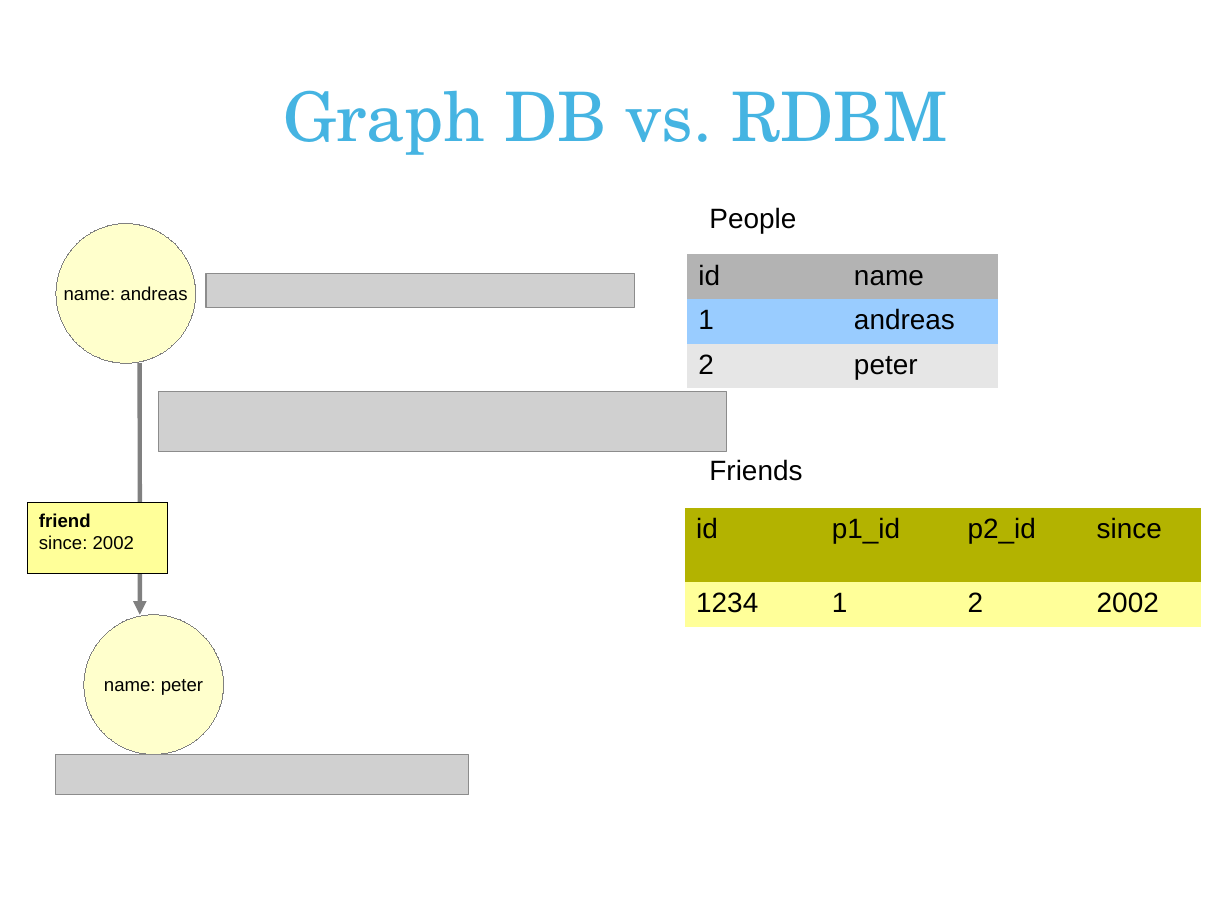
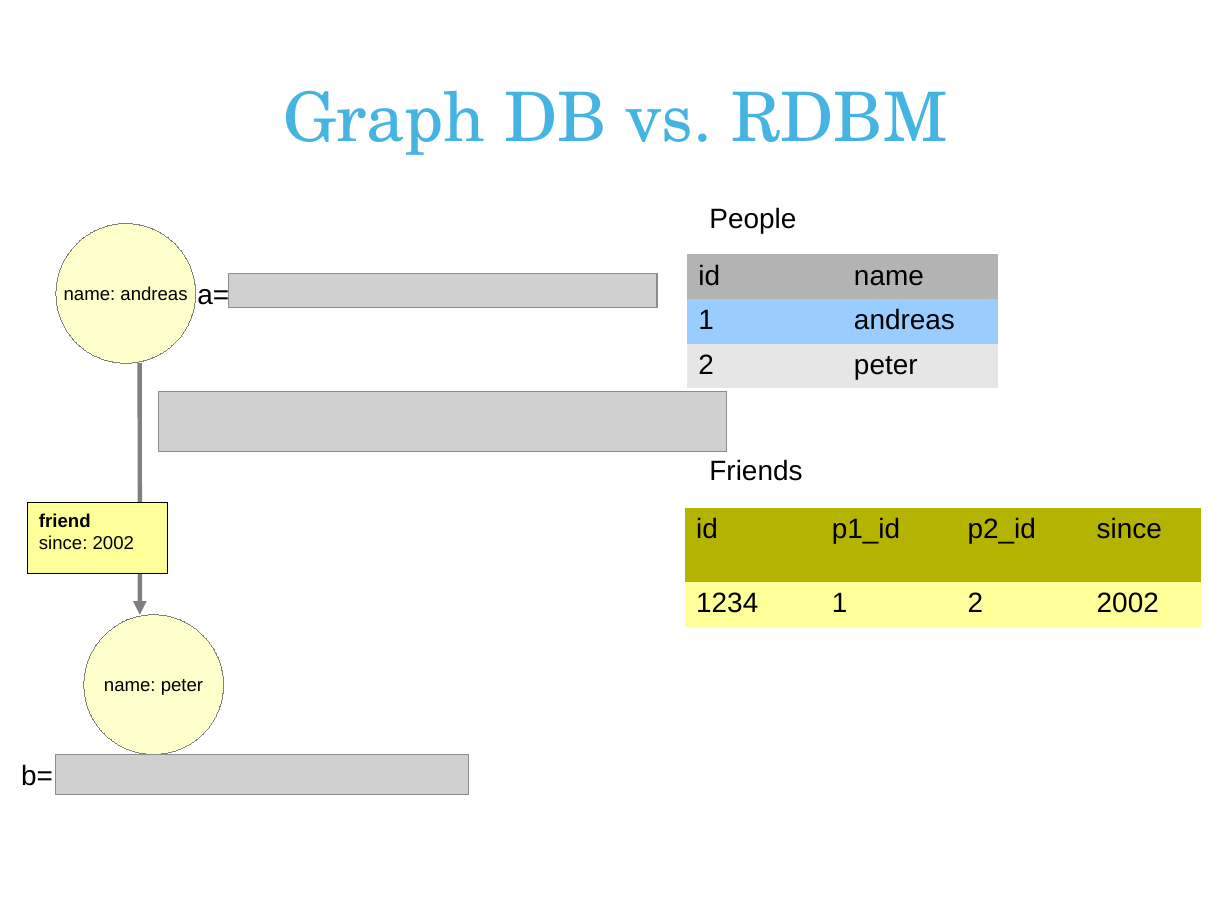
Before and after one commit to andreasronge/andreasronge.github.com, a slide deck: slide 4 of JRubyConf.odp. Drawn at 1232x924 pixels with LibreOffice and Linux fonts; fonts in the diff are those of the drawing; grey boxes stand for pictures; background and template pictures are left out. Boxes give left, top, right and bottom in pixels: in the first picture for what was removed or moved away, otherwise in the second. Text is boxed around its words. In the diff, an @@ line names an element or a change of style, - is before the commit and + after.

```diff
--- a/JRubyConf.odp
+++ b/JRubyConf.odp
@@ text added at <box>197,282,229,308</box>, 18 pt, text #000000 @@
+a=
@@ picture: place and size @@
-picture at <box>206,274,634,309</box>
+picture at <box>229,274,657,309</box>
@@ text added at <box>21,764,53,786</box>, 18 pt, text #000000 @@
+b=
```
Also in this commit, not shown: 14 other slides changed, 3 slides added, 2 slides removed.
